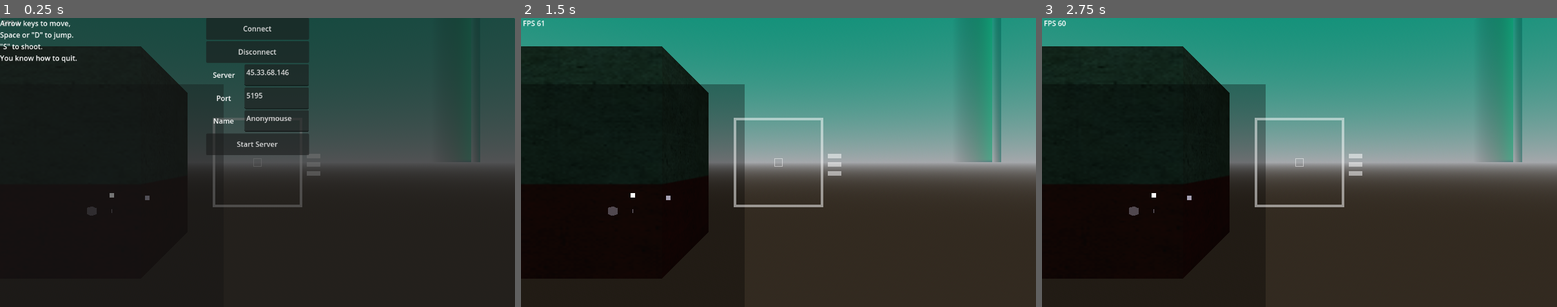
Above: before the commit, frames 1-3 (left to right).
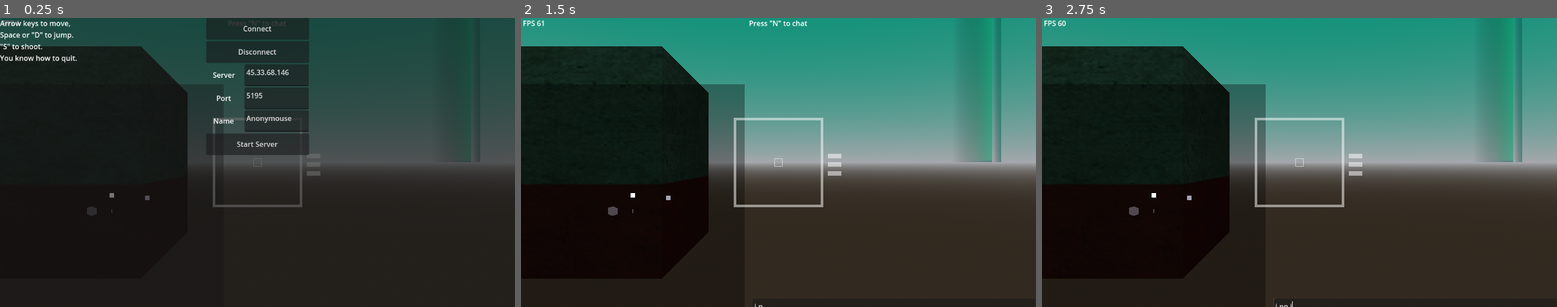
Above: after the commit, the same moments.

Repository: Gabooot/rebuild
Game: Godot game, scene res://game.tscn
Same seed, same stepped clock (60 frames per second), same inputs: the game is played once before the commit and once after it.
Inputs:
- Up to frame 1 (0.25 s): no input
- Up to frame 2 (1.5 s): tap N (toggle_all_chat, bound only after the commit) at 0.5, 0.8 s; hold Right (turn_right) 0.53-1.25 s; tap I (spawn) at 0.6 s; tap Space (jump) at 0.77 s; click "Start Server" at 1.25 s
- Up to frame 3 (2.75 s): tap N (toggle_all_chat, bound only after the commit) at 2, 2.1 s; hold Down (move_backward) from 2.03 s (still down); tap Space (jump) at 2.27 s; tap I (spawn) at 2.3 s

The runs differ from the first frame. In frame 1, less than 0.1% of the frame differs, in the area x 44-56%, y 0-3%; in frame 2, 0.1%, in the area x 44-56%, y 0-100%; in frame 3, less than 0.1%.

Commit message:
stupid fixes

Diff:
--- a/ENETClient.gd
+++ b/ENETClient.gd
@@ -26,6 +26,7 @@
 func spawn_tanks(player_slot : int) -> void:
 	print("Tanks spawned")
 	self.player_slot = player_slot
+	print("player slot: ", self.player_slot)
 	for i in players_dict:
 		if i != self.player_slot:
 			get_parent().spawn(Vector3(-1,-1,-1), i, "client")
@@ -35,8 +36,9 @@
 	print("Starting udp connection")
 	%UDPclient.start_client(slot)
 
-@rpc("reliable")
+@rpc("authority", "reliable")
 func _add_player(new_name : String, slot : int) -> void:
+	print("Player added by server")
 	players_dict[slot] = new_name
 	get_parent().spawn(Vector3(-1,-1,-1), slot, "client")
 
@@ -60,3 +62,12 @@
 	if players_dict.has(slot):
 		players_dict.erase(slot)
 		get_parent().get_node(str(slot)).queue_free()
+
+@rpc("any_peer", "call_local")
+func send_message(message : String, sender : int = self.player_slot) -> void:
+	var sender_name = ""
+	if players_dict.has(sender):
+		sender_name = players_dict[sender]
+	else:
+		return
+	get_node("/root/game").emit_signal("message_received", message, sender_name)
--- a/base.gd
+++ b/base.gd
@@ -1,6 +1,8 @@
 extends Node3D
 
 signal tank_hit(shooter, target)
+signal message_received(message, sender)
+
 @export var RADAR_SCALE : int = 5
 # Called when the node enters the scene tree for the first time.
 func _ready():
@@ -18,9 +20,12 @@
 	if Input.is_action_just_pressed('toggle_in_game_ui'):
 		self.toggle_in_game_ui()
 	if Input.is_action_just_pressed('spawn'):
-		spawn(Vector3(0,3,0), 0)
+		pass
+		#spawn(Vector3(0,3,0), 0)
 	if Input.is_action_just_pressed('self-destruct'):
 		get_tree().quit()
+	if Input.is_action_just_pressed("toggle_all_chat"):
+		self._toggle_all_chat()
 
 func spawn(location, id_number, environment="server"):
 	print("id spawned: ", id_number)
@@ -52,3 +57,8 @@
 		ui = ui.instantiate()
 		ui.name = "in_game_ui"
 		self.add_child(ui)
+
+func _toggle_all_chat() -> void:
+	var input_field = %HUD/chat/input_field
+	input_field.visible = true
+	input_field.grab_focus()
--- /dev/null
+++ b/chat_window.gd
@@ -0,0 +1,16 @@
+extends RichTextLabel
+
+var last_message_time = 0
+# Called when the node enters the scene tree for the first time.
+func _ready():
+	self.text = "[center]Press \"N\" to chat[center]"
+
+# Called every frame. 'delta' is the elapsed time since the previous frame.
+func _process(delta):
+	if Time.get_ticks_msec() - self.last_message_time > 5000:
+		self.text = ""
+
+
+func _on_game_message_received(message, sender):
+	self.text = "[center]" + "[color=yellow]" + sender + ": [/color]" + message + "[center]"
+	last_message_time = Time.get_ticks_msec()
--- a/client.gd
+++ b/client.gd
@@ -106,13 +106,13 @@
 
 func update_sync_factor(packet : Dictionary) -> void:
 	var clock_diff = packet.player_ticks_msec - (packet.server_ticks_msec) #- latency)
-	self.sync_history[sync_counter % 21] = clock_diff
+	self.sync_history[sync_counter % 31] = clock_diff
 	sync_counter += 1
 
 func get_sync_factor() -> int:
 	var median = self.sync_history.duplicate()
 	median.sort()
-	return median[10]
+	return median[15]
 
 func _on_client_button_button_up():
 	pass
--- a/client_tank.gd
+++ b/client_tank.gd
@@ -4,7 +4,14 @@
 const MIN_INTERPOLATION_DISTANCE = 0.1
 const MIN_ANGLE_TO_INTERPOLATE = 0.01
 
-var new_packet
+var new_packet = {"quat": Quaternion(0,0,0,0),
+					"origin": Vector3(0,0,0),
+					"velocity": Vector3(0,0,0),
+					"angular_velocity": 0,
+					"shot_fired": bool(0),
+					"server_ticks_msec": 0,
+					"player_ticks_msec": 0,
+					"player_slot": 0}
 var recent_server_data : Array = [{"quat": Quaternion(0,0,0,0),
 					"origin": Vector3(0,0,0),
 					"velocity": Vector3(0,0,0),
--- a/game.tscn
+++ b/game.tscn
@@ -21,6 +21,8 @@
 [ext_resource type="Script" path="res://radar_player.gd" id="17_6bg2e"]
 [ext_resource type="Script" path="res://fps.gd" id="19_5uswt"]
 [ext_resource type="Script" path="res://shot_counter.gd" id="19_xhd1t"]
+[ext_resource type="Script" path="res://input_field.gd" id="22_kd2gg"]
+[ext_resource type="Script" path="res://chat_window.gd" id="23_fntkc"]
 
 [sub_resource type="StandardMaterial3D" id="StandardMaterial3D_d0wba"]
 transparency = 4
@@ -358,3 +360,33 @@
 position = Vector2(110, 20)
 color = Color(0.792157, 0.113725, 0.0823529, 1)
 polygon = PackedVector2Array(0, 0, 30, 0, 30, 10, 0, 10)
+
+[node name="chat" type="Control" parent="HUD"]
+layout_mode = 1
+anchor_left = 0.45
+anchor_top = 0.6
+anchor_right = 1.0
+anchor_bottom = 1.0
+
+[node name="input_field" type="TextEdit" parent="HUD/chat"]
+layout_mode = 1
+anchors_preset = -1
+anchor_top = 0.925
+anchor_right = 1.0
+anchor_bottom = 1.0
+size_flags_vertical = 3
+scroll_fit_content_height = true
+script = ExtResource("22_kd2gg")
+
+[node name="chat_popup" type="RichTextLabel" parent="HUD"]
+layout_mode = 1
+anchors_preset = -1
+anchor_left = 0.1
+anchor_right = 0.9
+anchor_bottom = 0.05
+grow_horizontal = 2
+grow_vertical = 2
+bbcode_enabled = true
+script = ExtResource("23_fntkc")
+
+[connection signal="message_received" from="." to="HUD/chat_popup" method="_on_game_message_received"]
--- /dev/null
+++ b/input_field.gd
@@ -0,0 +1,20 @@
+extends TextEdit
+
+
+# Called when the node enters the scene tree for the first time.
+func _ready():
+	self.release_focus()
+	self.visible = false
+
+
+# Called every frame. 'delta' is the elapsed time since the previous frame.
+func _process(delta):
+	if self.text.ends_with("\n"):
+		self.send_message(self.text)
+
+
+func send_message(message : String) -> void:
+	%ENETClient.rpc("send_message", message, %ENETClient.player_slot)
+	self.text = ""
+	self.release_focus()
+	self.visible = false
--- a/player.gd
+++ b/player.gd
@@ -1,7 +1,9 @@
 extends Node
 
-const MIN_DISTANCE_TO_INTERPOLATE = 0.01
-const MIN_ANGLE_TO_INTERPOLATE = 0.01
+#TODO make these proportional to velocity
+const MIN_DISTANCE_TO_INTERPOLATE = 0.09
+const MIN_ANGLE_TO_INTERPOLATE = 0.02
+
 var recent_server_data = Array()
 var input_stream = Array()
 var current_packet_number = 0
@@ -9,9 +11,15 @@
 var interpolates = 0.0
 var teles = 0.0
 var total = 1.0
-
+var tracker = 10000
 func _ready():
 	pass
+
+func _physics_process(_delta):
+	if Time.get_ticks_msec() - tracker > 0:
+		tracker += 10000
+		var stats =  (self.interpolates + self.teles) / self.total
+		print("Stats, # of interpolations: ", self.interpolates, " # of teleports: ", self.teles, " /total: ", stats)
 
 func get_player_input() -> Dictionary:
 	var game_input = {"rotation": 0.0, "speed": 0.0, "jumped": false, "shot_fired": false, "time": Time.get_ticks_msec()}
@@ -49,10 +57,8 @@
 	%input_tracker.rotate_from_input(current_input)
 	%input_tracker.move_from_input(current_input)
 	%server_tracker.predict_transform(data)
-
 	self._determine_error()
 
-	var stats =  (self.interpolates + self.teles) / self.total
 	#print("Stats, # of interpolations: ", self.interpolates, " # of teleports: ", self.teles, " /total: ", stats)
 
 func _determine_error() -> void:
--- a/project.godot
+++ b/project.godot
@@ -14,6 +14,10 @@
 run/main_scene="res://game.tscn"
 config/features=PackedStringArray("4.2", "Forward Plus")
 config/icon="res://icon.svg"
+
+[display]
+
+window/size/mode=4
 
 [editor]
 
@@ -74,6 +78,12 @@
 "events": [Object(InputEventKey,"resource_local_to_scene":false,"resource_name":"","device":-1,"window_id":0,"alt_pressed":false,"shift_pressed":false,"ctrl_pressed":false,"meta_pressed":false,"pressed":false,"keycode":0,"physical_keycode":84,"key_label":0,"unicode":116,"echo":false,"script":null)
 ]
 }
+toggle_all_chat={
+"deadzone": 0.5,
+"events": [Object(InputEventKey,"resource_local_to_scene":false,"resource_name":"","device":-1,"window_id":0,"alt_pressed":false,"shift_pressed":false,"ctrl_pressed":false,"meta_pressed":false,"pressed":false,"keycode":0,"physical_keycode":78,"key_label":0,"unicode":110,"echo":false,"script":null)
+, Object(InputEventKey,"resource_local_to_scene":false,"resource_name":"","device":-1,"window_id":0,"alt_pressed":false,"shift_pressed":false,"ctrl_pressed":false,"meta_pressed":false,"pressed":false,"keycode":0,"physical_keycode":4194309,"key_label":0,"unicode":0,"echo":false,"script":null)
+]
+}
 
 [rendering]
 
Not shown, changed: export_presets.cfg
Not shown: 1 places in game.tscn that only renumber resources
